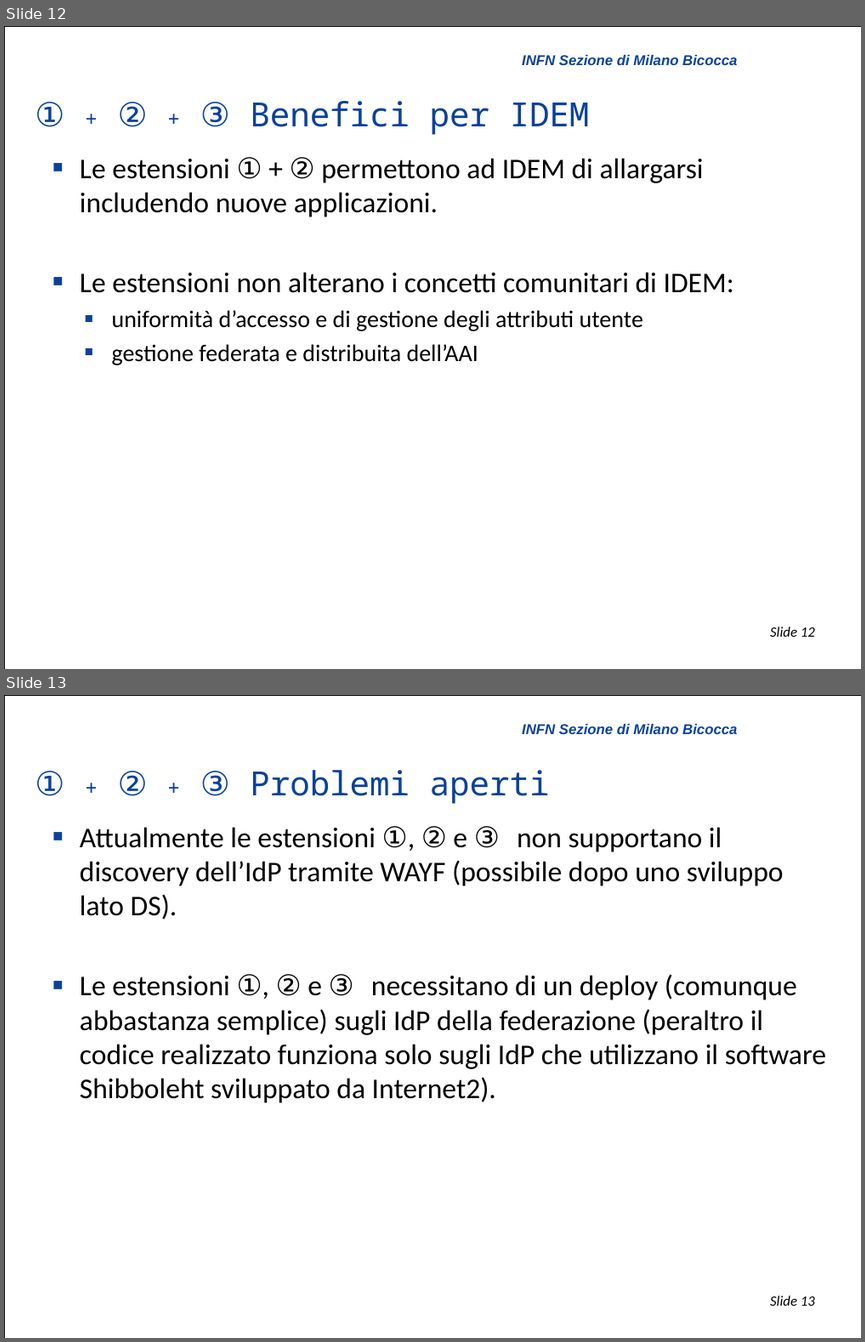
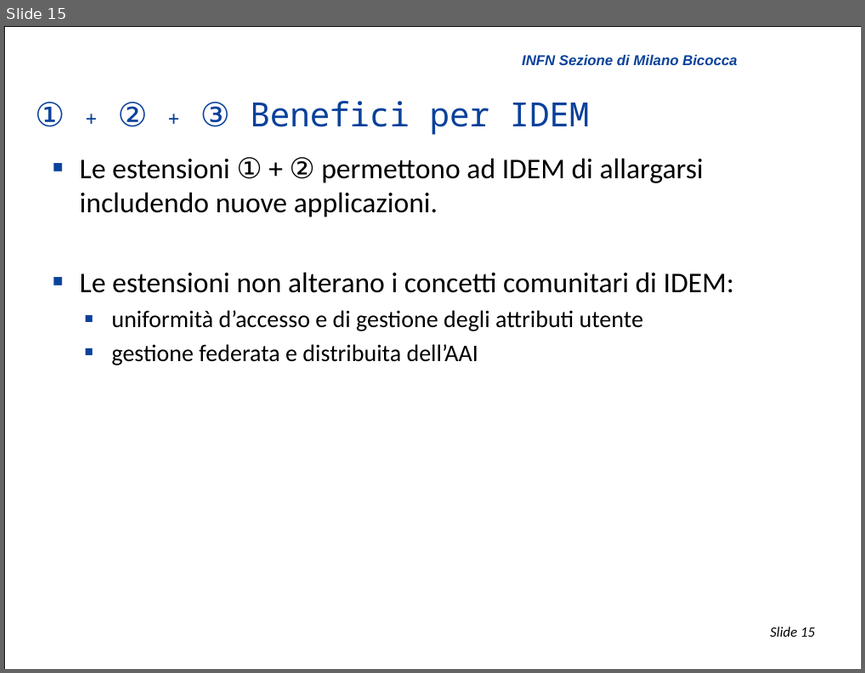
Before and after one commit to biancini/Shibboleth-Authentication, a slide deck: ShibbolethExtensions.pptx. Shown one above the other, each under a label of ours: slides 12 and 13 before the commit, slide 15 after it. The pictures are 865x1342 and 865x673 pixels, drawn with LibreOffice and Linux fonts; fonts in the diff are those of the drawing; background and template pictures are left out. Boxes give left, top, right and bottom in pixels: in the first picture for what was removed or moved away, otherwise in the second. Text is boxed around its words. In the diff, an @@ line names an element or a change of style, - is before the commit and + after.

```diff
--- a/ShibbolethExtensions.pptx
+++ b/ShibbolethExtensions.pptx
@@ slide 13 removed at (4,695,861,1338), background #FFFFFF; not listed: 3 template elements that a slide beside it also shows @@
@@ title removed at (35,770,550,804) @@
-① + ② + ③ Problemi aperti
@@ text removed at (80,826,826,1103) @@
-  ■ Attualmente le estensioni ①, ② e ③ non supportano il discovery dell’IdP tramite WAYF (possibile dopo uno sviluppo lato DS).
-  ■ Le estensioni ①, ② e ③ necessitano di un deploy (comunque abbastanza semplice) sugli IdP della federazione (peraltro il codice realizzato funziona solo sugli IdP che utilizzano il software Shibboleht sviluppato da Internet2).
@@ what was slide 12 is now slide 15 @@
@@ page number at (770,626,815,636): text changed @@
-Slide 12
+Slide 15
```
Also in this commit, not shown: 3 slides changed.
